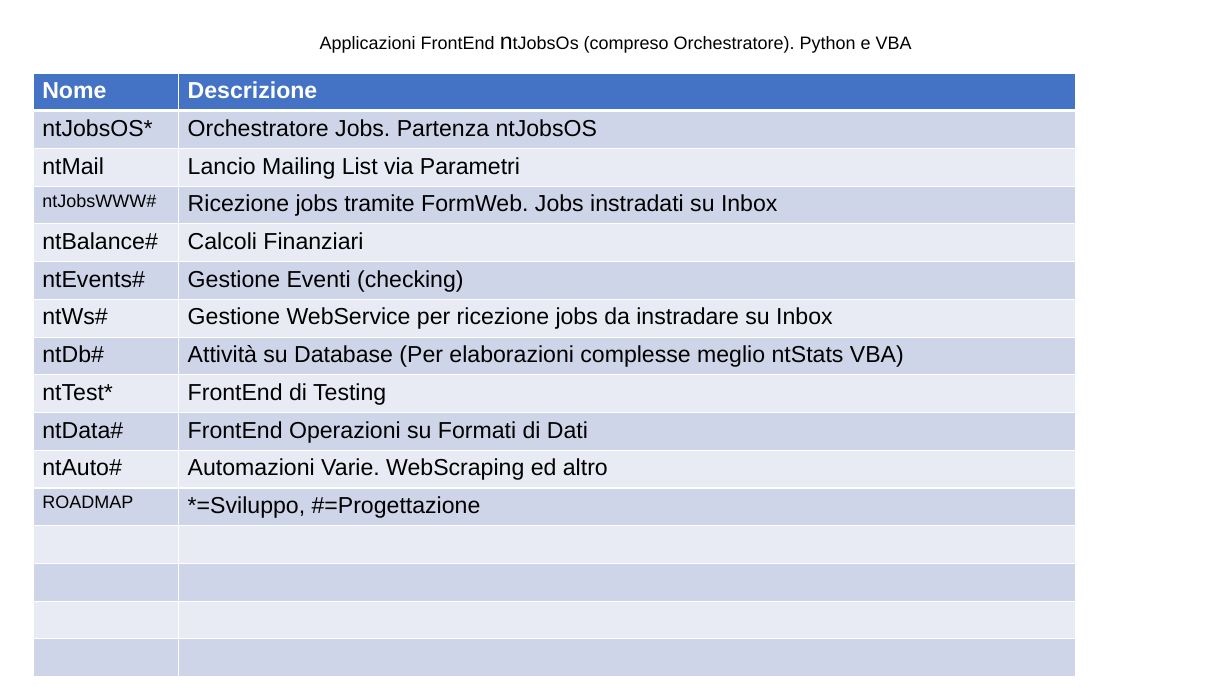
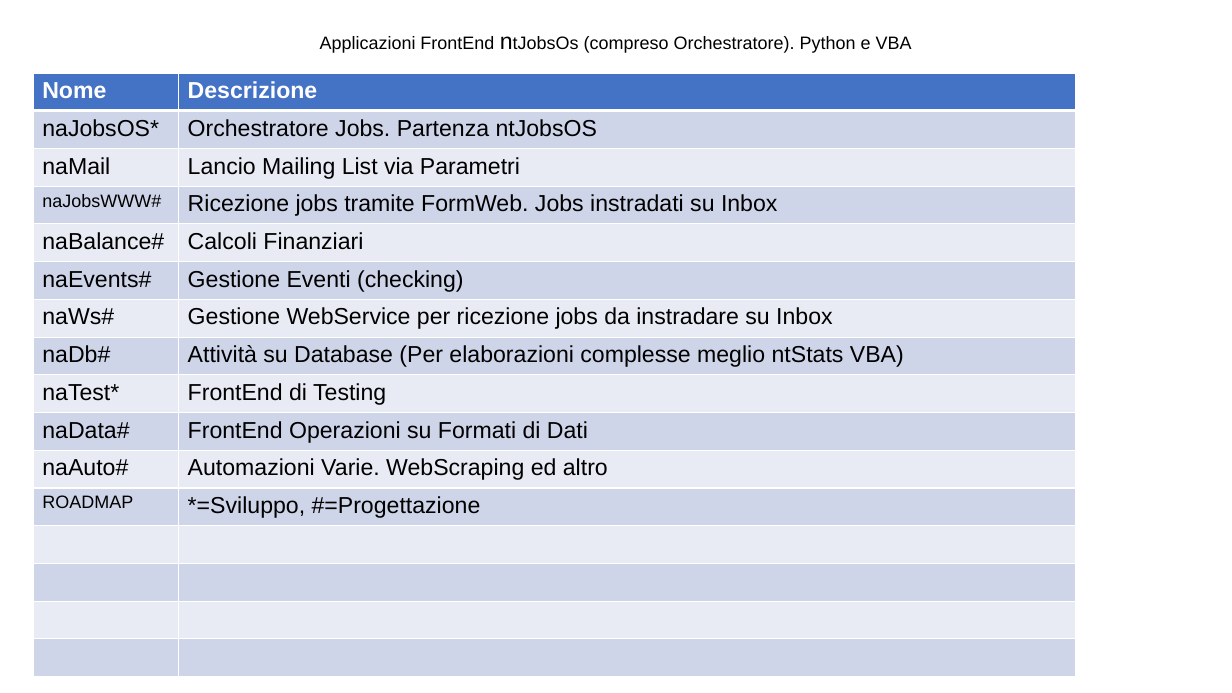
Before and after one commit to ntgcorp/ntJobsOS, a slide deck: slide 17 of ntjobs_white_paper_it.pptx (slide 12 before the commit). Drawn at 1232x693 pixels with LibreOffice and Linux fonts; fonts in the diff are those of the drawing. Boxes give left, top, right and bottom in pixels: in the first picture for what was removed or moved away, otherwise in the second. Text is boxed around its words. In the diff, an @@ line names an element or a change of style, - is before the commit and + after.

```diff
--- a/ntjobs_white_paper_it.pptx
+++ b/ntjobs_white_paper_it.pptx
@@ table at bbox=[33, 73, 1075, 677] @@
-row 2, column 1: ntJobsOS*
+row 2, column 1: naJobsOS*
-row 3, column 1: ntMail
+row 3, column 1: naMail
-row 4, column 1: ntJobsWWW#
+row 4, column 1: naJobsWWW#
-row 5, column 1: ntBalance#
+row 5, column 1: naBalance#
-row 6, column 1: ntEvents#
+row 6, column 1: naEvents#
-row 7, column 1: ntWs#
+row 7, column 1: naWs#
-row 8, column 1: ntDb#
+row 8, column 1: naDb#
-row 9, column 1: ntTest*
+row 9, column 1: naTest*
-row 10, column 1: ntData#
+row 10, column 1: naData#
-row 11, column 1: ntAuto#
+row 11, column 1: naAuto#
```
Also in this commit, not shown: 15 other slides changed, 5 slides added, 11 other files.
